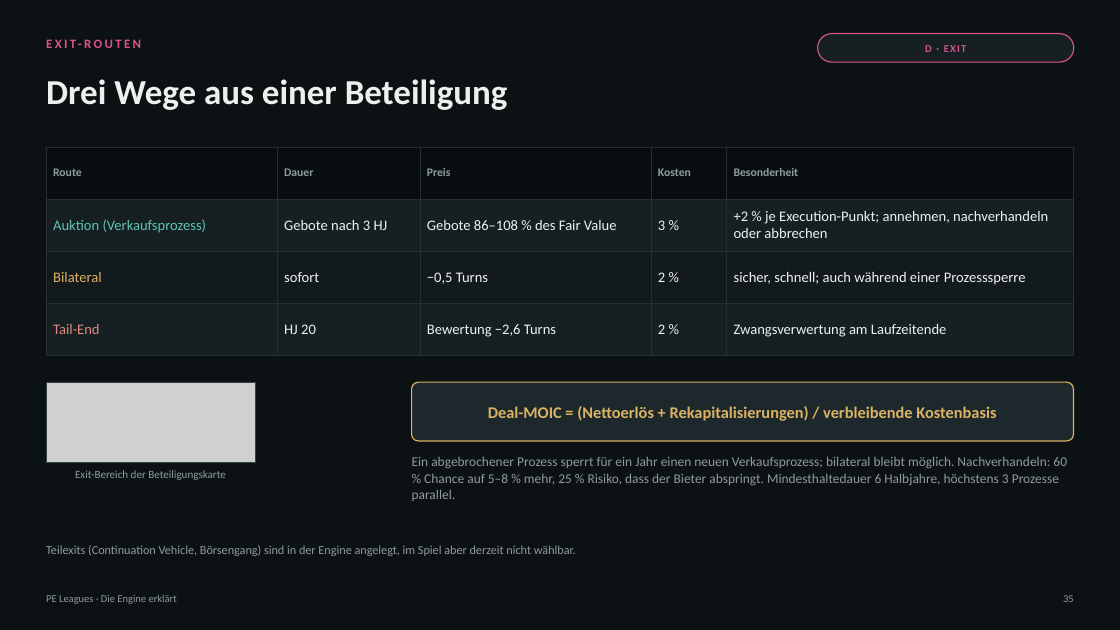
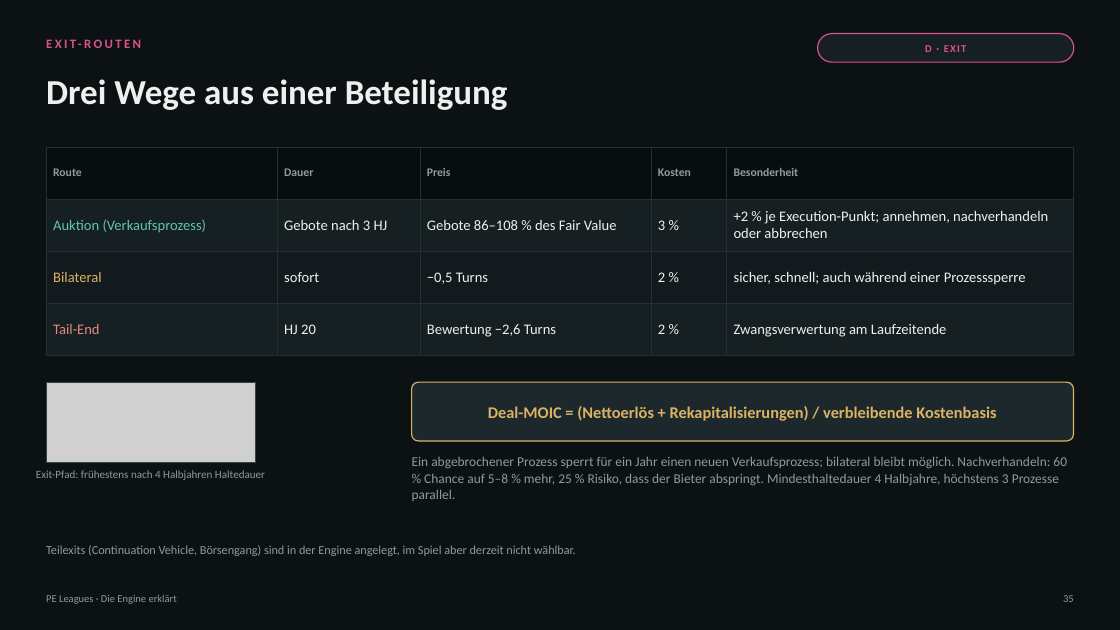
Before and after one commit to thematicum-dev/pe-leagues, a slide deck: slide 35 of docs/lehrmaterial/PE-Leagues_Engine-erklaert.pptx. Drawn at 1120x630 pixels with LibreOffice and Linux fonts; fonts in the diff are those of the drawing; grey boxes stand for pictures. Boxes give left, top, right and bottom in pixels: in the first picture for what was removed or moved away, otherwise in the second. Text is boxed around its words. In the diff, an @@ line names an element or a change of style, - is before the commit and + after.

```diff
--- a/docs/lehrmaterial/PE-Leagues_Engine-erklaert.pptx
+++ b/docs/lehrmaterial/PE-Leagues_Engine-erklaert.pptx
@@ text at (36,470,265,480): text changed @@
-Exit-Bereich der Beteiligungskarte
+Exit-Pfad: frühestens nach 4 Halbjahren Haltedauer
@@ text at (412,456,1067,501): text changed @@
-Ein abgebrochener Prozess sperrt für ein Jahr einen neuen Verkaufsprozess; bilateral bleibt möglich. Nachverhandeln: 60 % Chance auf 5–8 % mehr, 25 % Risiko, dass der Bieter abspringt. Mindesthaltedauer 6 Halbjahre, höchstens 3 Prozesse parallel.
+Ein abgebrochener Prozess sperrt für ein Jahr einen neuen Verkaufsprozess; bilateral bleibt möglich. Nachverhandeln: 60 % Chance auf 5–8 % mehr, 25 % Risiko, dass der Bieter abspringt. Mindesthaltedauer 4 Halbjahre, höchstens 3 Prozesse parallel.
```
Also in this commit, not shown: 6 other slides changed, 2 other files.
